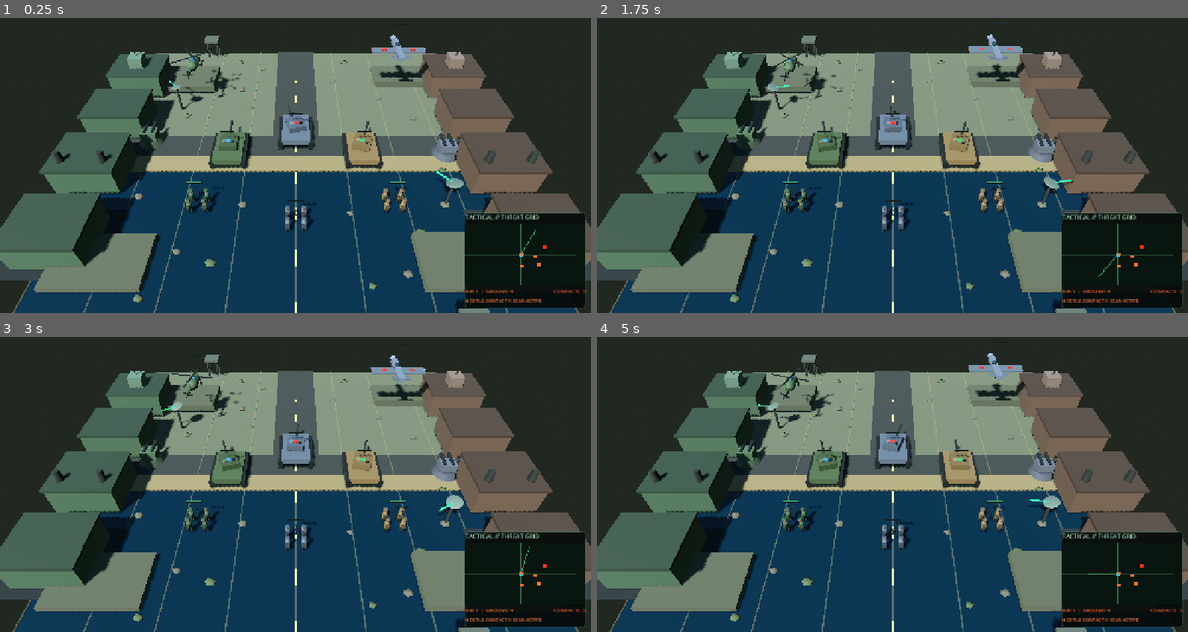
Above: before the commit, frames 1-4 (two rows, left to right).
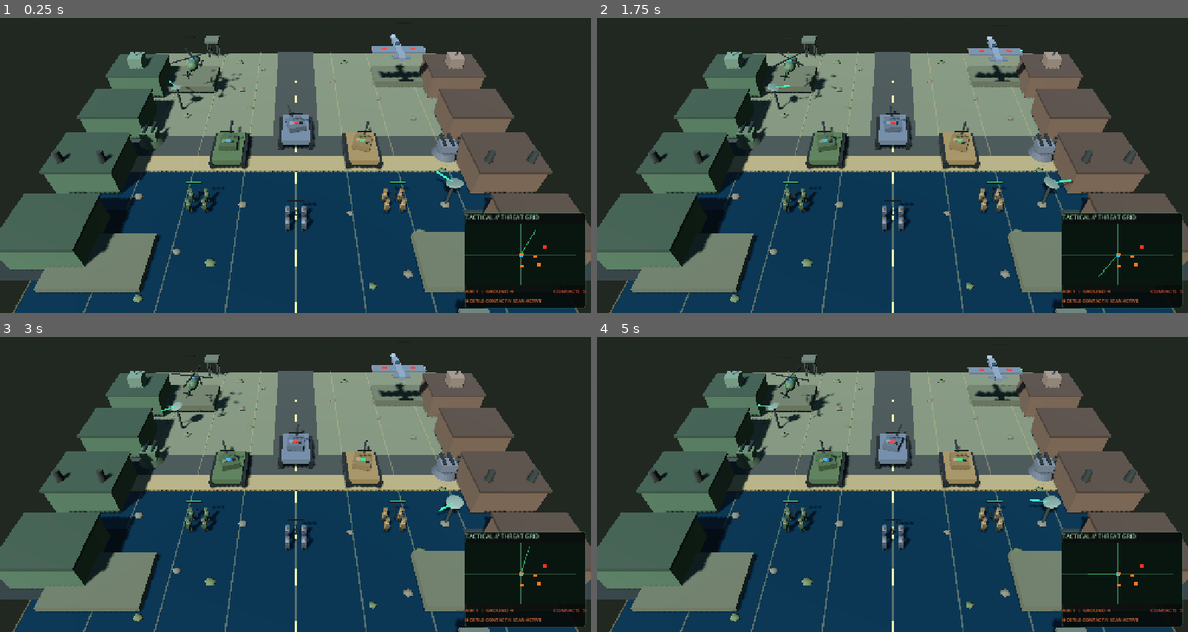
Above: after the commit, the same moments.

Repository: Jamalalbaroty/storm-generals-mobil
Game: Godot game, scene res://prototype_3d/battlefield_3d.tscn
Same seed, same stepped clock (60 frames per second), same inputs: the game is played once before the commit and once after it. This scene is started directly instead of the project's main scene.
Inputs (mouse positions are in pixels of both pictures, inside the frame that each line leads up to):
- Up to frame 1 (0.25 s): no input
- Up to frame 2 (1.75 s): move the mouse to (1022, 130) at 0.52 s; click (1022, 130) at 0.67 s; drag from (774, 162) to (862, 212) at 1.27 s
- Up to frame 3 (3 s): move the mouse to (354, 393) at 2.02 s; click (354, 393) at 2.17 s; drag from (265, 531) to (118, 416) at 2.77 s
- Up to frame 4 (5 s): move the mouse to (1069, 516) at 3.52 s; click (1069, 516) at 3.67 s; drag from (715, 416) to (803, 384) at 4.27 s

The runs differ from the first frame. In frame 1, 0.2% of the frame differs, in the area x 29-73%, y 5-26%; in frame 2, 0.4%; in frame 3, 0.4%; in frame 4, 0.5%, in the area x 29-73%, y 5-27%.

Commit message:
Arrange mixed group formations by tactical unit role

Diff:
--- a/prototype_3d/battlefield_3d.gd
+++ b/prototype_3d/battlefield_3d.gd
@@ -2262,7 +2262,8 @@
 			var formation_destination := _fit_group_formation_to_arena(selected_destination, formation_offsets)
 			for index in range(valid_units.size()):
 				var friendly := valid_units[index]
-				gameplay_order_issued.emit(str(friendly.get_meta("source_unit_key", "")), "move", formation_destination + formation_offsets[index], "")
+				var role_offset := _group_formation_offset_for_unit(friendly, valid_units, forward, formation_spacing)
+				gameplay_order_issued.emit(str(friendly.get_meta("source_unit_key", "")), "move", formation_destination + role_offset, "")
 	has_selected_destination = true
 	order_marker.position = selected_destination + Vector3.UP * 0.04
 	order_marker.visible = true
@@ -2306,6 +2307,44 @@
 			unit_spacing = 10.5
 		spacing = maxf(spacing, unit_spacing)
 	return spacing
+
+
+
+func _group_formation_role(unit: Node3D) -> int:
+	var unit_type := str(unit.get_meta("unit_type", "tank")) if is_instance_valid(unit) else "tank"
+	if unit_type == "artillery":
+		return 0 # Fire-support line stays behind the main force.
+	if unit_type in ["infantry", "builder", "marine"]:
+		return 1 # Foot soldiers and builders occupy the center line.
+	if unit_type in ["helicopter", "fighter"]:
+		return 3 # Aircraft take the forward air-support lane.
+	return 2 # Armor and other direct-combat units form the front line.
+
+
+func _group_formation_offset_for_unit(unit: Node3D, units: Array[Node3D], forward: Vector3, spacing: float) -> Vector3:
+	var role := _group_formation_role(unit)
+	var role_index := 0
+	var role_count := 0
+	for candidate in units:
+		if not is_instance_valid(candidate) or _group_formation_role(candidate) != role:
+			continue
+		if candidate == unit:
+			role_index = role_count
+		role_count += 1
+	var count := maxi(1, role_count)
+	var columns := mini(3, count)
+	var rows := int(ceil(float(count) / float(columns)))
+	var row := int(role_index / columns)
+	var column := role_index % columns
+	var direction := Vector3(forward.x, 0.0, forward.z)
+	if direction.length_squared() < 0.0001:
+		direction = Vector3.FORWARD
+	else:
+		direction = direction.normalized()
+	var right := Vector3(direction.z, 0.0, -direction.x)
+	var lateral := (float(column) - float(columns - 1) * 0.5) * spacing
+	var depth := (float(role - 1) + float(row) - float(rows - 1) * 0.5) * spacing
+	return right * lateral + direction * depth
 
 
 func _group_formation_offset(index: int, unit_count: int, forward: Vector3, spacing: float = 2.6) -> Vector3:
